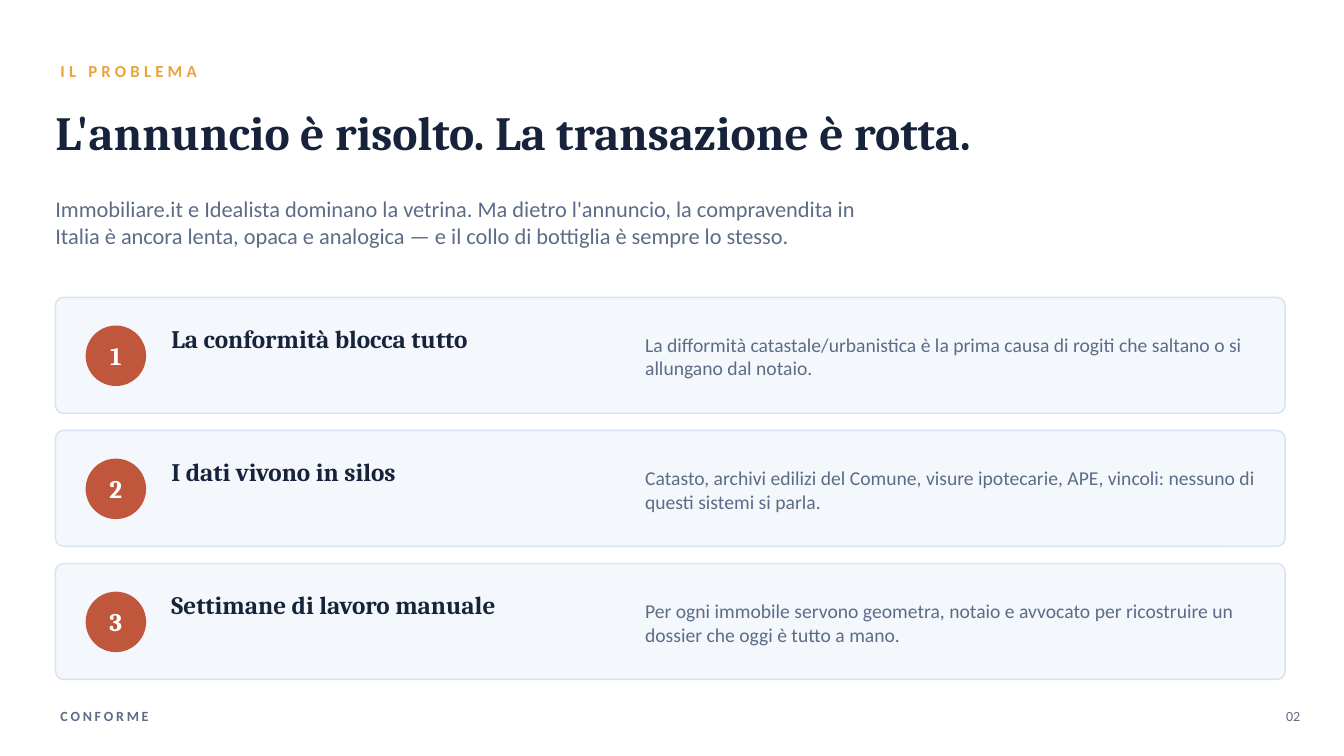
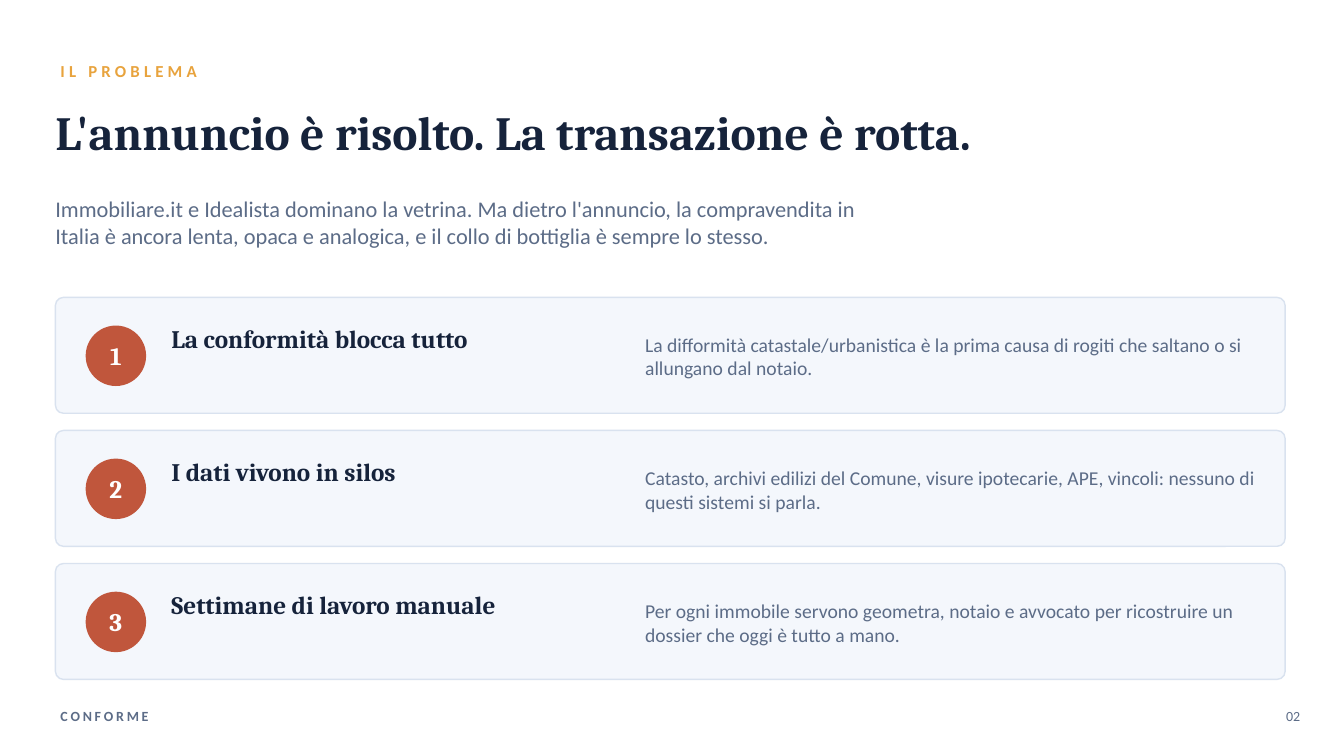
Before and after one commit to lucamartino-dev/Luca, a slide deck: slide 2 of proptech-deck/Conforme_Pitch.pptx. Drawn at 1344x756 pixels with LibreOffice and Linux fonts; fonts in the diff are those of the drawing. Boxes give left, top, right and bottom in pixels: in the first picture for what was removed or moved away, otherwise in the second. Text is boxed around its words. In the diff, an @@ line names an element or a change of style, - is before the commit and + after.

```diff
--- a/proptech-deck/Conforme_Pitch.pptx
+++ b/proptech-deck/Conforme_Pitch.pptx
@@ text at bbox=[55, 201, 855, 248]: text changed @@
-Immobiliare.it e Idealista dominano la vetrina. Ma dietro l'annuncio, la compravendita in Italia è ancora lenta, opaca e analogica — e il collo di bottiglia è sempre lo stesso.
+Immobiliare.it e Idealista dominano la vetrina. Ma dietro l'annuncio, la compravendita in Italia è ancora lenta, opaca e analogica, e il collo di bottiglia è sempre lo stesso.
```
Also in this commit, not shown: 8 other slides changed, 3 slides added, 4 other files.
